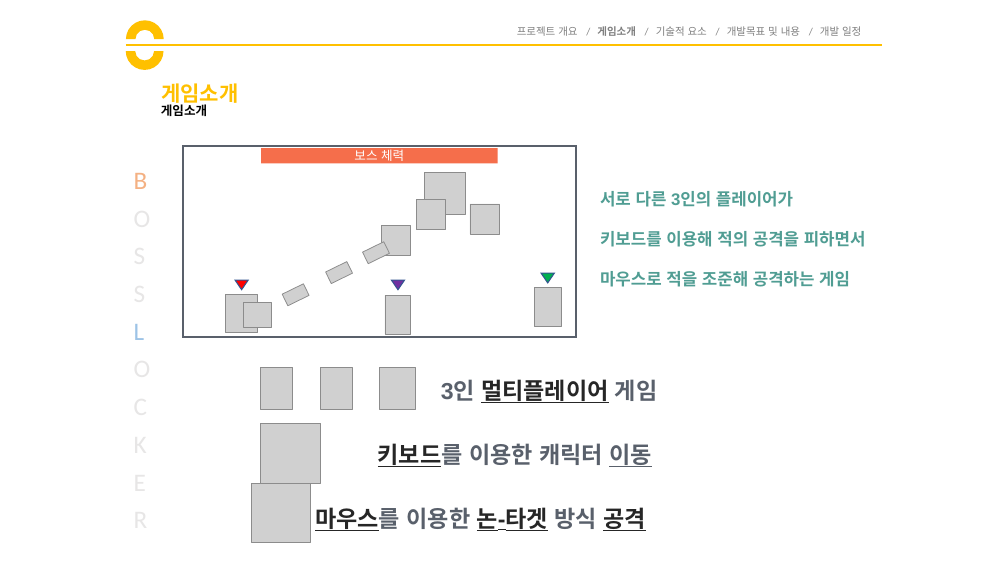
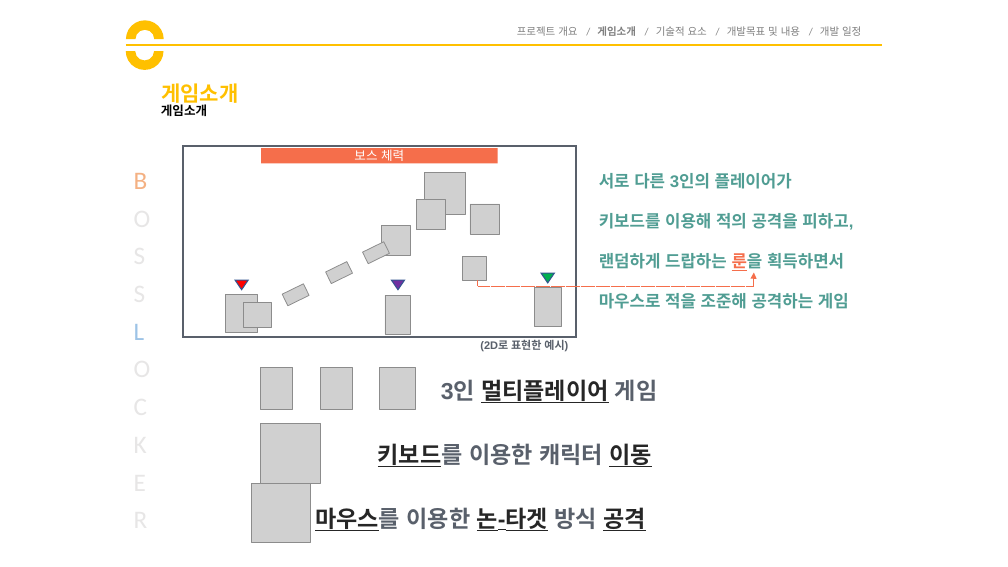
Before and after one commit to goddun/Report, a slide deck: slide 5 of BossLocker_김홍일_양태윤_조소연.pptx. Drawn at 1008x567 pixels with LibreOffice and Linux fonts; fonts in the diff are those of the drawing; grey boxes stand for pictures. Boxes give left, top, right and bottom in pixels: in the first picture for what was removed or moved away, otherwise in the second. Text is boxed around its words. In the diff, an @@ line names an element or a change of style, - is before the commit and + after.

```diff
--- a/BossLocker_김홍일_양태윤_조소연.pptx
+++ b/BossLocker_김홍일_양태윤_조소연.pptx
@@ text "서로 다른 3인의 플레이어가": place and size @@
-text "서로 다른 3인의 플레이어가" at (600, 191, 866, 287)
+text "서로 다른 3인의 플레이어가" at (599, 173, 853, 309)
@@ text at (599, 213, 853, 271): text changed @@
-키보드를 이용해 적의 공격을 피하면서
+키보드를 이용해 적의 공격을 피하고,
+랜덤하게 드랍하는 룬을 획득하면서
@@ picture added at (462, 256, 486, 281) @@
@@ elbow arrow added from (477, 281) to (754, 273), #F56E4B 0.5 pt dashed @@
@@ text added at (480, 337, 568, 351), 10.5 pt, text #59606B, bold @@
+(2D로 표현한 예시)
@@ text "키보드를 이용한 캐릭터 이동" at (378, 443, 651, 467): text colour #59606B to #262626 in "이동" @@
```
Also in this commit, not shown: 2 other slides changed, 1 other file.
